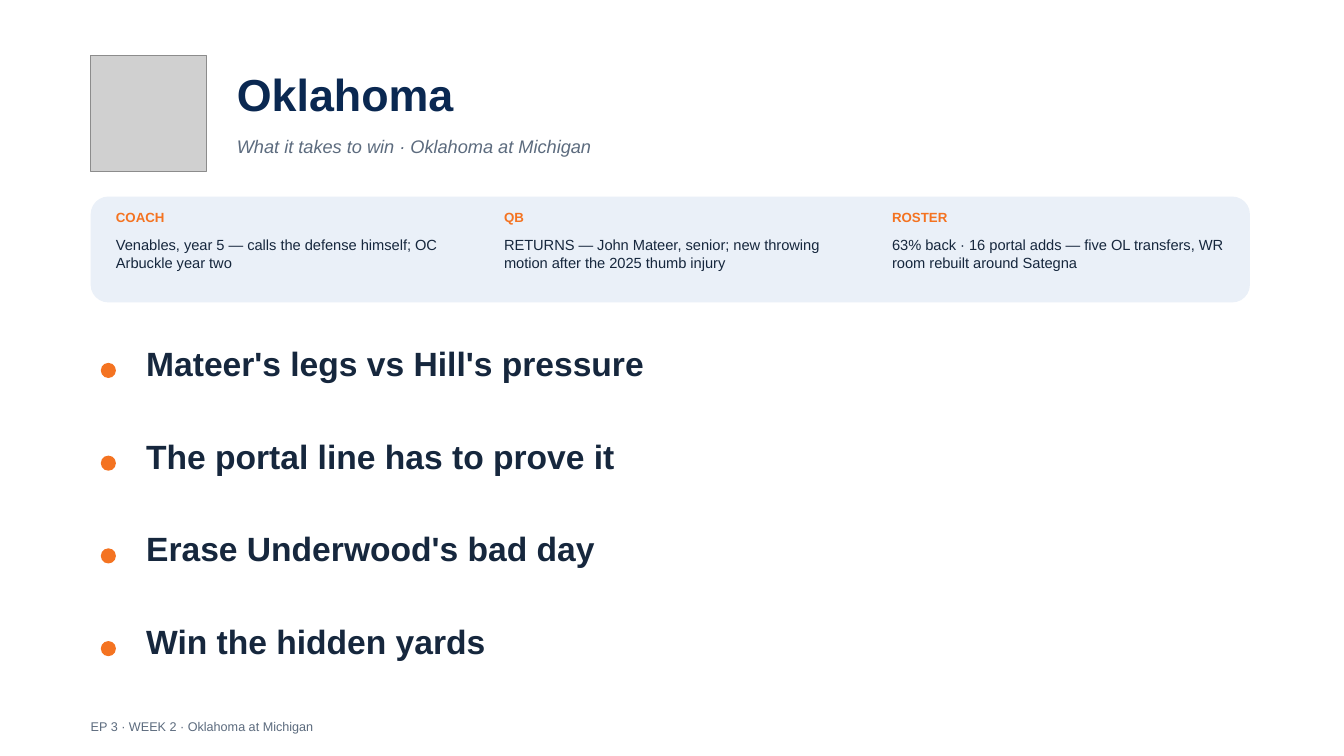
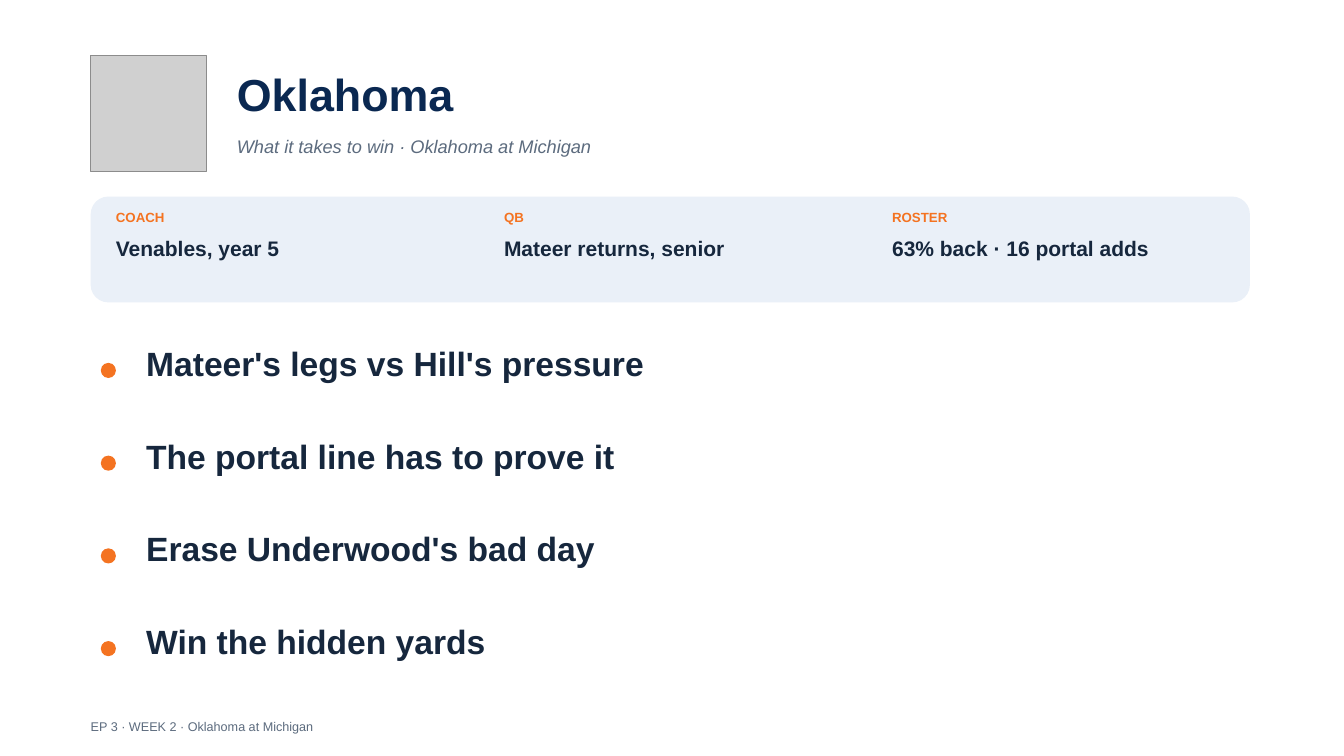
Before and after one commit to lucasalvarezflorida-lab/ncaa-fbs-analytics, a slide deck: slide 7 of decks/2026_Week2_Episode3.pptx. Drawn at 1344x756 pixels with LibreOffice and Linux fonts; fonts in the diff are those of the drawing; grey boxes stand for pictures. Boxes give left, top, right and bottom in pixels: in the first picture for what was removed or moved away, otherwise in the second. Text is boxed around its words. In the diff, an @@ line names an element or a change of style, - is before the commit and + after.

```diff
--- a/decks/2026_Week2_Episode3.pptx
+++ b/decks/2026_Week2_Episode3.pptx
@@ text at (x1=116, y1=240, x2=279, y2=261): text changed; size 10.5 to 15 pt; bold on @@
-Venables, year 5 — calls the defense himself; OC Arbuckle year two
+Venables, year 5
@@ text at (x1=504, y1=240, x2=724, y2=260): text changed; size 10.5 to 15 pt; bold on @@
-RETURNS — John Mateer, senior; new throwing motion after the 2025 thumb injury
+Mateer returns, senior
@@ text at (x1=892, y1=240, x2=1149, y2=261): text changed; size 10.5 to 15 pt; bold on @@
-63% back · 16 portal adds — five OL transfers, WR room rebuilt around Sategna
+63% back · 16 portal adds
```
Also in this commit, not shown: 9 other slides changed, 1 other file.
